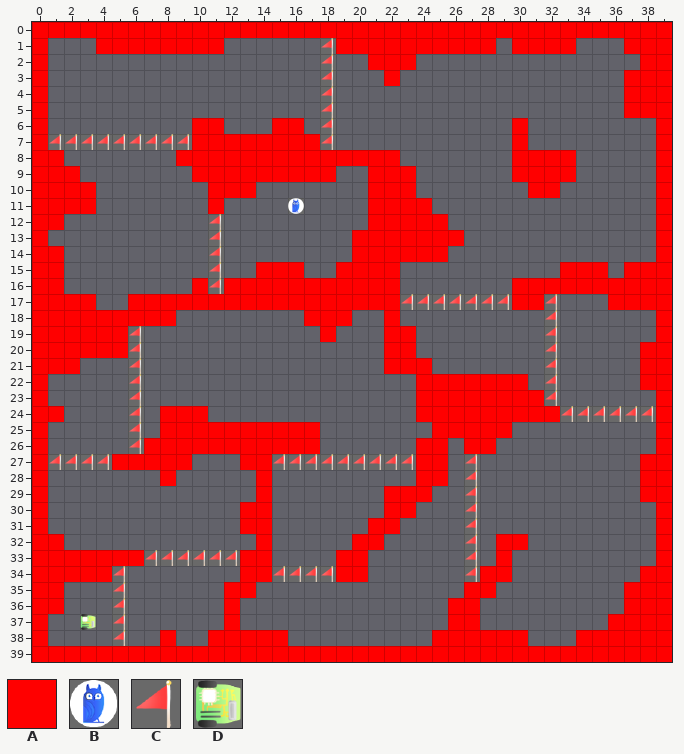
Level history. Tiled map (JSON): src/map/level_12.tmj. Above is the file before it was changed.
Cells are 64x64 px. Shown: x 0..39, y 0..39.
Key: from "tile": A 0, B 6, C 7, D 10.
_ is an empty cell.
Layer "Tile Layer 1" before, first column x 0:
 0 AAAAAAAAAAAAAAAAAAAAAAAAAAAAAAAAAAAAAAAA
 1 A___AAAAAAAA______CAAAAAAAAAA_AAAA___AAA
 2 A_________________C__AAA______________AA
 3 A_________________C___A______________AAA
 4 A_________________C__________________AAA
 5 A_________________C__________________AAA
 6 A_________AA___AA_C___________A________A
 7 ACCCCCCCCCAAAAAAAAC___________A________A
 8 AA_______AAAAAAAAAAAAAA_______AAAA_____A
 9 AAA_______AAAAAAAAA__AAA______AAAA_____A
10 AAAA_______AAA_______AAA_______AA______A
11 AAAA_______A____B____AAAA______________A
12 AA_________C_________AAAAA_____________A
13 A__________C________AAAAAAA____________A
14 AA_________C________AAAAAA_____________A
15 AA_________C__AAA__AAAA__________AAA_AAA
16 AA________ACAAAAAAAAAAA_______AAAAAAAAAA
17 AAAA__AAAAAAAAAAAAAAAAACCCCCCCAAC___AAAA
18 AAAAAAAAA________AAA__A_________C______A
19 AAAAAAC___________A___AA________C______A
20 AAAAAAC_______________AA________C_____AA
21 AAA___C_______________AAA_______C_____AA
22 A_____C_________________AAAAAAA_C_____AA
23 A_____C_________________AAAAAAAAC______A
24 AA____C_AAA_____________AAAAAAAAACCCCCCA
25 A_____C_AAAAAAAAAA_______AAAAA_________A
26 A_____CAAAAAAAAAAA______AA_AA__________A
27 ACCCCAAAAA___AACCCCCCCCCAA_C__________AA
28 A_______A_____A_________AA_C__________AA
29 A_____________A_______AAA__C__________AA
30 A____________AA_______AA___C___________A
31 A____________AA______AA____C___________A
32 AA____________A_____AA_____C_AA________A
33 AAAAAAACCCCCCAA____AA______C_A_________A
34 AAAAAC_______AACCCCAA______CAA________AA
35 AA___C______AA_____________AA________AAA
36 AA___C______A_____________AA_________AAA
37 A__D_C______A_____________AA________AAAA
38 A____C__A__AAAAA_________AAAAAA___AAAAAA
39 AAAAAAAAAAAAAAAAAAAAAAAAAAAAAAAAAAAAAAAA
New version:
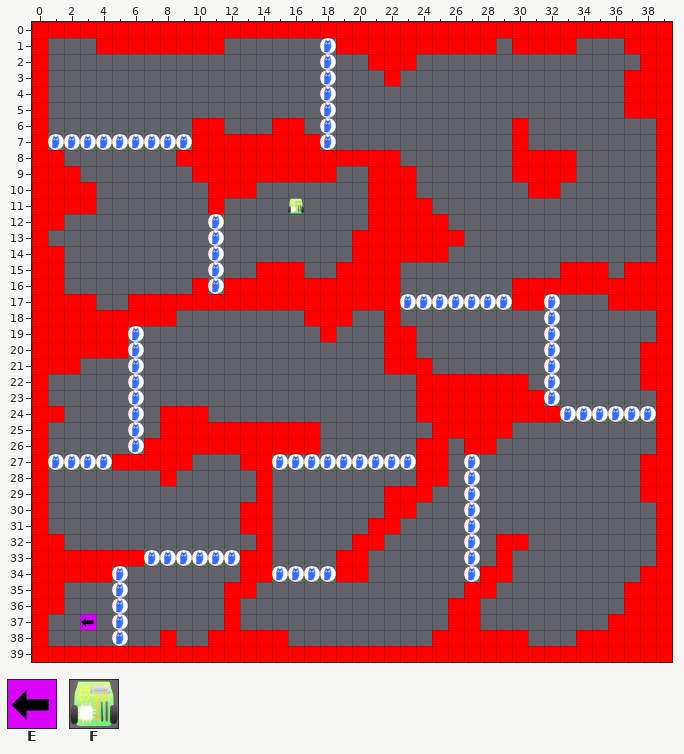
Further tiles: from "tile": E 4, F 5.
Changes in this commit:
Layer "Tile Layer 1":
Tile C becomes tile B in rows 1 to 6 at x 18; in row 7 at x 1 to 9 and 18; in rows 12 to 16 at x 11; in row 17 at x 23 to 29 and 32; in row 18 at x 32; in rows 19 to 23 at x 6 and 32.
Tile C becomes tile B in row 24 at x 6 and 33 to 38; in rows 25 to 26 at x 6; in row 27 at x 1 to 4, 15 to 23 and 27; in rows 28 to 32 at x 27; in row 33 at x 7 to 12 and 27; in row 34 at x 5, 15 to 18 and 27.
Tile C becomes tile B in rows 35 to 38 at x 5.
Tile D becomes tile E in row 37 at x 3.
Tile B becomes tile F in row 11 at x 16.
